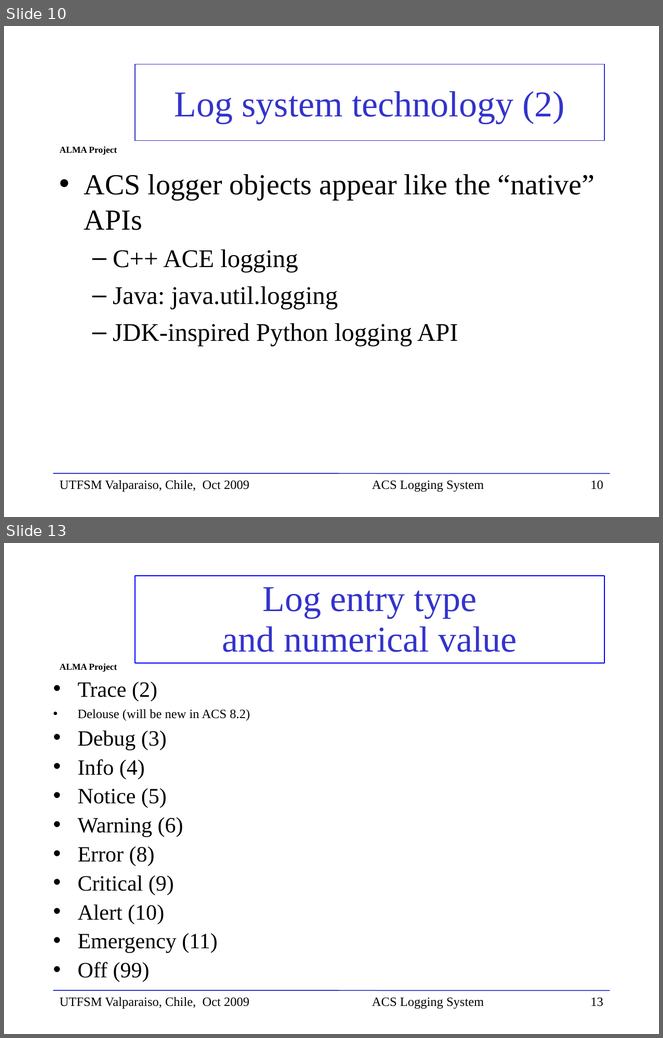
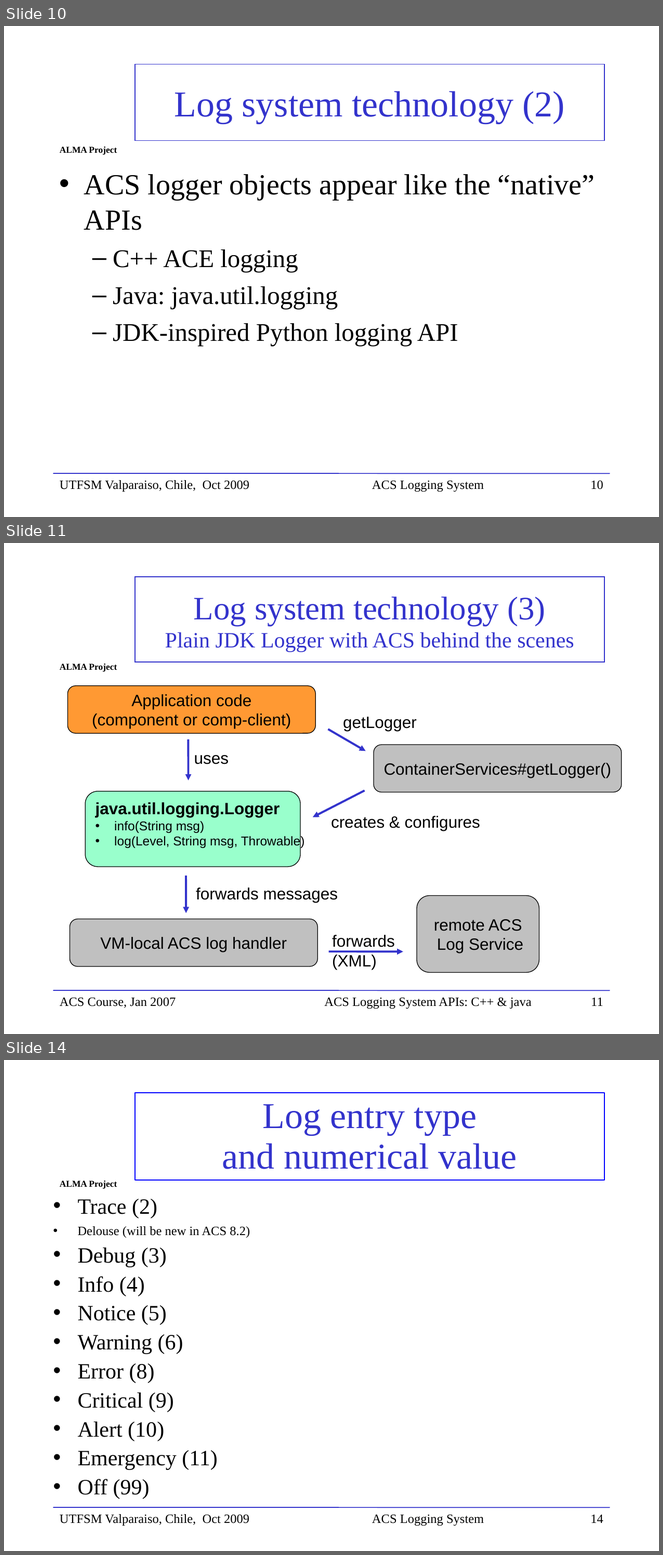
Before and after one commit to ACS-Community/ACS, a slide deck: Documents/ACS-Course/ACSCourse-ACSLoggingSystem.ppt. Shown one above the other, each under a label of ours: slides 10 and 13 before the commit, slides 10, 11 and 14 after it; the slides between them are not shown. The pictures are 663x1038 and 663x1555 pixels, drawn with LibreOffice and Linux fonts; fonts in the diff are those of the drawing; background and template pictures are left out. Boxes give left, top, right and bottom in pixels: in the first picture for what was removed or moved away, otherwise in the second. Text is boxed around its words. In the diff, an @@ line names an element or a change of style, - is before the commit and + after.

```diff
--- a/Documents/ACS-Course/ACSCourse-ACSLoggingSystem.ppt
+++ b/Documents/ACS-Course/ACSCourse-ACSLoggingSystem.ppt
@@ slide 11 added at (4,543,659,1034), background picture (left out); not listed: 2 template elements that a slide beside it also shows @@
@@ title added at (135,577,605,662), outline #3333CC 0.99 pt, 24 pt, text #3333CC @@
+Log system technology (3)
+Plain JDK Logger with ACS behind the scenes
@@ rounded rectangle added at (67,686,316,734), fill #FF9933, outline #000000 0.74 pt, 18 pt, text #000000 @@
+Application code
+(component or comp-client)
@@ arrow added from (328, 729) to (366, 752), #3333CC 2.24 pt @@
@@ text added at (343,717,417,731), 18 pt, text #000000 @@
+getLogger
@@ arrow added from (188, 740) to (188, 781), #3333CC 2.24 pt @@
@@ rounded rectangle added at (374,745,621,793), fill #C0C0C0, outline #000000 0.74 pt, 18 pt, text #000000 @@
+ContainerServices#getLogger()
@@ text added at (194,755,229,765), 18 pt, text #000000 @@
+uses
@@ rounded rectangle added at (85,792,300,866), fill #99FFCC, outline #000000 0.74 pt, 14 pt, text #000000 @@
+java.util.logging.Logger
+• info(String msg)
+• log(Level, String msg, Throwable)
@@ arrow added from (364, 791) to (312, 818), #3333CC 2.24 pt @@
@@ text added at (331,816,480,831), 18 pt, text #000000 @@
+creates & configures
@@ arrow added from (186, 876) to (186, 913), #3333CC 2.24 pt @@
@@ text added at (196,888,338,903), 18 pt, text #000000 @@
+forwards messages
@@ rounded rectangle added at (417,896,539,973), fill #C0C0C0, outline #000000 0.74 pt, 18 pt, text #000000 @@
+remote ACS
+Log Service
@@ rounded rectangle added at (70,919,317,967), fill #C0C0C0, outline #000000 0.74 pt, 18 pt, text #000000 @@
+VM-local ACS log handler
@@ text added at (332,935,395,970), 18 pt, text #000000 @@
+forwards
+(XML)
@@ arrow added from (329, 952) to (403, 952), #3333CC 2.24 pt @@
@@ text added at (60,997,176,1008), 14 pt, text #000000 @@
+ACS Course, Jan 2007
@@ text added at (324,997,532,1009), 14 pt, text #000000 @@
+ACS Logging System APIs: C++ & java
@@ page number added at (591,998,604,1006), 14 pt, text #000000 @@
+11
@@ what was slide 13 is now slide 14 @@
@@ page number at (591,1515,604,1523): text changed @@
-13
+14
```
Also in this commit, not shown: 9 slides changed, 1 other slide added.
